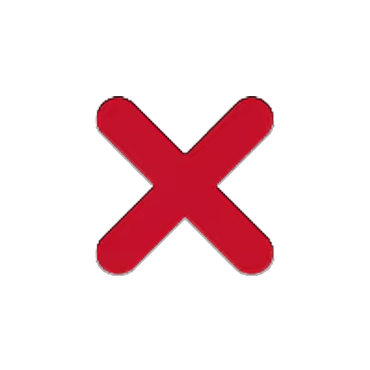
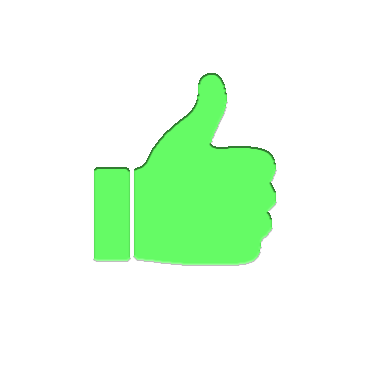
Comparing the layer stacks of the two 370 x 370 images. Changes:
hid "Layer 12" over [95, 96, 276, 275]
showed "Layer 11", painted on it over [94, 73, 276, 265]